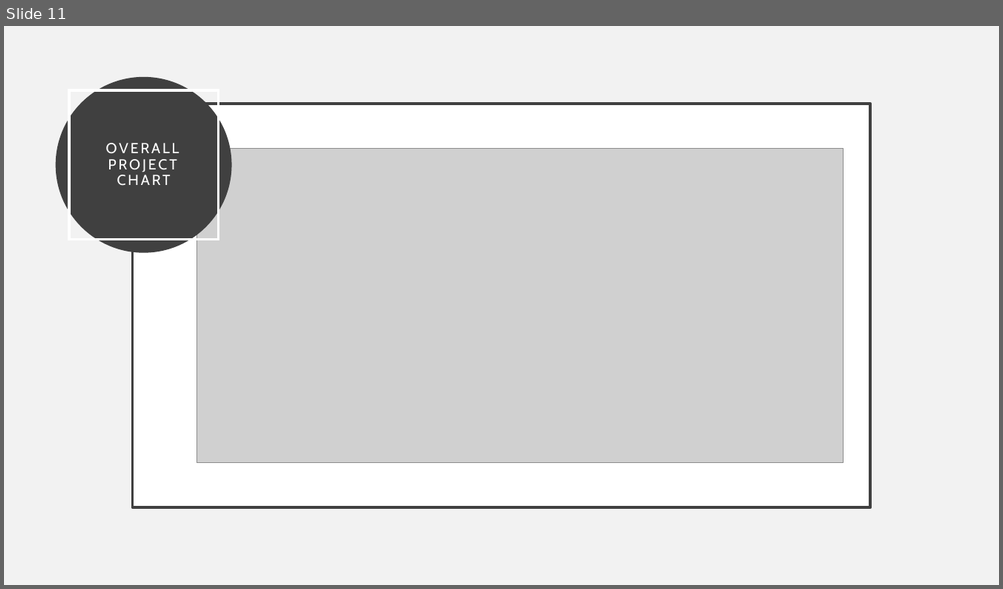
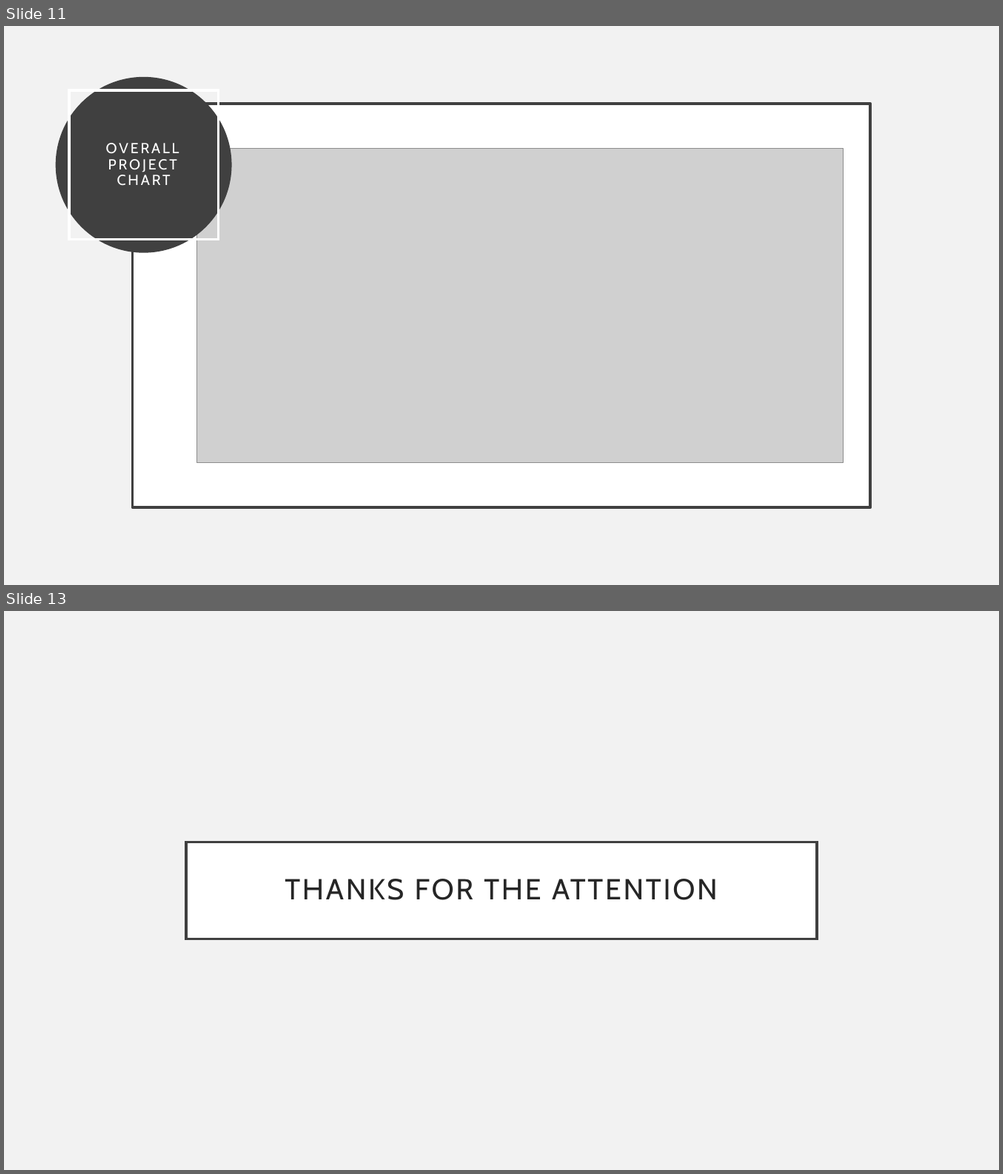
Before and after one commit to gdesimone97/unisa-life, a slide deck: PRESENTAZIONE FINALE2.pptx. Shown one above the other, each under a label of ours: slide 11 before the commit, slides 11 and 13 after it; the slides between them are not shown. The pictures are 1003x589 and 1003x1174 pixels, drawn with LibreOffice and Linux fonts; fonts in the diff are those of the drawing; grey boxes stand for pictures. Boxes give left, top, right and bottom in pixels: in the first picture for what was removed or moved away, otherwise in the second. Text is boxed around its words. In the diff, an @@ line names an element or a change of style, - is before the commit and + after.

```diff
--- a/PRESENTAZIONE FINALE2.pptx
+++ b/PRESENTAZIONE FINALE2.pptx
@@ slide 13 added at [4, 611, 999, 1170], background #F2F2F2 @@
@@ title added at [186, 843, 817, 940], fill #FFFFFF, outline #404040 2.5 pt, 28 pt, text #262626 @@
+THANKS FOR THE ATTENTION
```
Also in this commit, not shown: 2 slides changed.
